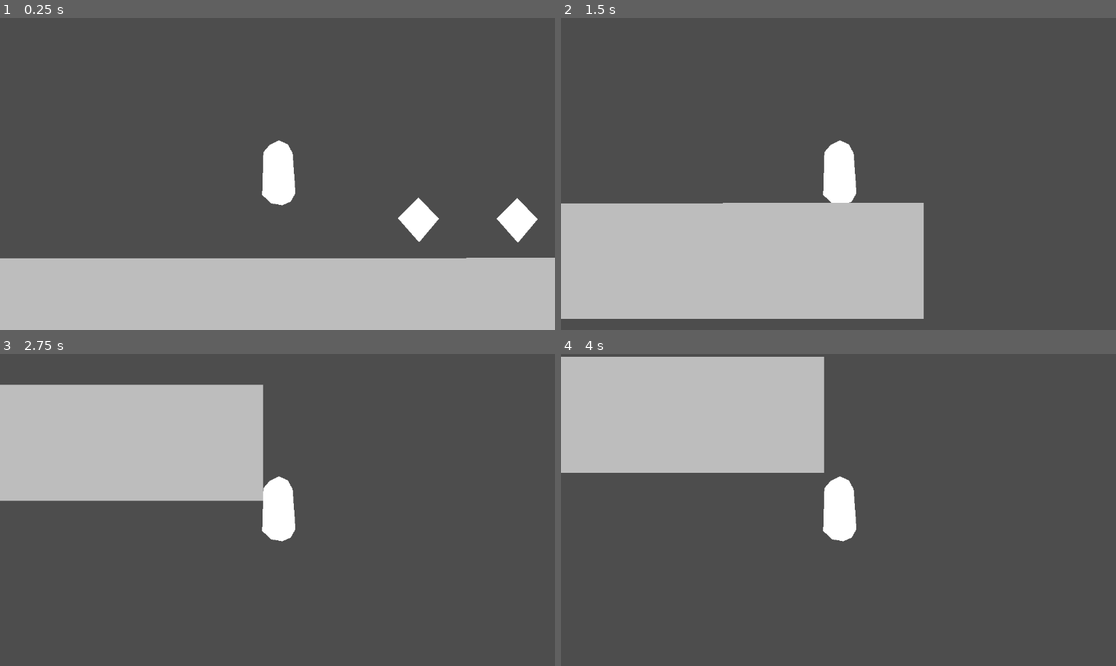
Above: before the commit, frames 1-4 (two rows, left to right).
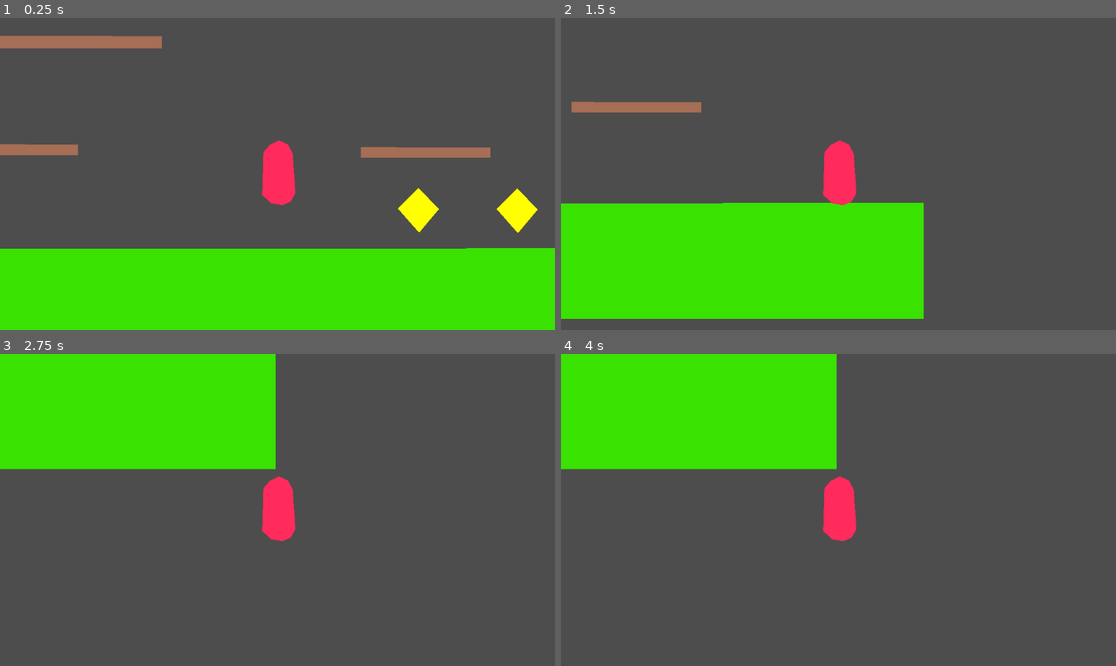
Above: after the commit, the same moments.

Repository: sudoVertex/SMR2.0
Game: Godot game, scene res://Scenes/main.tscn
Same seed, same stepped clock (60 frames per second), same inputs: the game is played once before the commit and once after it.
Inputs:
- Up to frame 1 (0.25 s): no input
- Up to frame 2 (1.5 s): hold D (Right) from 0.53 s (still down); tap W (Jump) at 0.77 s
- Up to frame 3 (2.75 s): tap W (Jump) at 1.52 s; release D (Right) at 2.03 s; hold A (Left) from 2.03 s (still down)
- Up to frame 4 (4 s): release A (Left) at 2.78 s; hold D (Right) from 2.78 s (still down); tap W (Jump) at 3.02, 3.77 s; tap Enter at 3.5 s

The runs differ from the first frame. In frame 1, 31% of the frame differs, in the area x 0-100%, y 5-100%; in frame 2, 26%; in frame 3, 24%; in frame 4, 20%.

Commit message:
Added platforms with a drop option and placeholder colors

Diff:
--- a/Scenes/coin.tscn
+++ b/Scenes/coin.tscn
@@ -22,25 +22,11 @@
 }
 tracks/1/type = "method"
 tracks/1/imported = false
-tracks/1/enabled = false
+tracks/1/enabled = true
 tracks/1/path = NodePath(".")
 tracks/1/interp = 1
 tracks/1/loop_wrap = true
 tracks/1/keys = {
-"times": PackedFloat32Array(0.96666664),
-"transitions": PackedFloat32Array(1),
-"values": [{
-"args": [],
-"method": &"queue_free"
-}]
-}
-tracks/2/type = "method"
-tracks/2/imported = false
-tracks/2/enabled = true
-tracks/2/path = NodePath(".")
-tracks/2/interp = 1
-tracks/2/loop_wrap = true
-tracks/2/keys = {
 "times": PackedFloat32Array(0.03333334),
 "transitions": PackedFloat32Array(1),
 "values": [{
@@ -74,6 +60,7 @@
 script = ExtResource("1_2qo34")
 
 [node name="Polygon2D" type="Polygon2D" parent="."]
+color = Color(1, 1, 0, 1)
 polygon = PackedVector2Array(0, -45, -43, -2, 1, 48, 42, -1)
 uv = PackedVector2Array(-132, -62, -178, -29, -134, 11, -93, -25)
 
--- a/Scenes/main.tscn
+++ b/Scenes/main.tscn
@@ -1,13 +1,90 @@
-[gd_scene load_steps=6 format=3 uid="uid://dmc1svqn6i1nt"]
+[gd_scene load_steps=13 format=3 uid="uid://dmc1svqn6i1nt"]
 
 [ext_resource type="PackedScene" uid="uid://d2xk517xfoakm" path="res://Scenes/kill_zone.tscn" id="1_bo1nx"]
 [ext_resource type="PackedScene" uid="uid://bxm8r2c1k1njb" path="res://Scenes/player.tscn" id="1_jjgbg"]
 [ext_resource type="PackedScene" uid="uid://77ae73nyahv3" path="res://Scenes/coin.tscn" id="3_8gbba"]
+[ext_resource type="PackedScene" uid="uid://cmeq4p23xpteh" path="res://Scenes/platform.tscn" id="4_jjvhh"]
 
 [sub_resource type="WorldBoundaryShape2D" id="WorldBoundaryShape2D_8gbba"]
 
 [sub_resource type="RectangleShape2D" id="RectangleShape2D_bo1nx"]
 size = Vector2(1026.9731, 140.92154)
+
+[sub_resource type="Animation" id="Animation_21xkr"]
+length = 0.001
+tracks/0/type = "value"
+tracks/0/imported = false
+tracks/0/enabled = true
+tracks/0/path = NodePath(".:position")
+tracks/0/interp = 1
+tracks/0/loop_wrap = true
+tracks/0/keys = {
+"times": PackedFloat32Array(0),
+"transitions": PackedFloat32Array(1),
+"update": 0,
+"values": [Vector2(-62, -177)]
+}
+
+[sub_resource type="Animation" id="Animation_kry3j"]
+resource_name = "up down"
+length = 2.0
+loop_mode = 2
+tracks/0/type = "value"
+tracks/0/imported = false
+tracks/0/enabled = true
+tracks/0/path = NodePath(".:position")
+tracks/0/interp = 1
+tracks/0/loop_wrap = true
+tracks/0/keys = {
+"times": PackedFloat32Array(0, 2),
+"transitions": PackedFloat32Array(1, 1),
+"update": 0,
+"values": [Vector2(-62, -177), Vector2(-62, 98)]
+}
+
+[sub_resource type="AnimationLibrary" id="AnimationLibrary_6bp64"]
+_data = {
+&"RESET": SubResource("Animation_21xkr"),
+&"up down": SubResource("Animation_kry3j")
+}
+
+[sub_resource type="Animation" id="Animation_jjvhh"]
+resource_name = "left right"
+length = 2.0
+loop_mode = 2
+tracks/0/type = "value"
+tracks/0/imported = false
+tracks/0/enabled = true
+tracks/0/path = NodePath(".:position")
+tracks/0/interp = 1
+tracks/0/loop_wrap = true
+tracks/0/keys = {
+"times": PackedFloat32Array(0, 2),
+"transitions": PackedFloat32Array(1, 1),
+"update": 0,
+"values": [Vector2(-26.000061, -371), Vector2(758, -370.99997)]
+}
+
+[sub_resource type="Animation" id="Animation_6bp64"]
+length = 0.001
+tracks/0/type = "value"
+tracks/0/imported = false
+tracks/0/enabled = true
+tracks/0/path = NodePath(".:position")
+tracks/0/interp = 1
+tracks/0/loop_wrap = true
+tracks/0/keys = {
+"times": PackedFloat32Array(0),
+"transitions": PackedFloat32Array(1),
+"update": 0,
+"values": [Vector2(-26.000061, -371)]
+}
+
+[sub_resource type="AnimationLibrary" id="AnimationLibrary_344ge"]
+_data = {
+&"RESET": SubResource("Animation_6bp64"),
+&"left right": SubResource("Animation_jjvhh")
+}
 
 [node name="Main" type="Node2D"]
 
@@ -31,7 +108,7 @@
 
 [node name="Polygon2D" type="Polygon2D" parent="StaticBody2D"]
 position = Vector2(-613.6962, -220.55356)
-color = Color(0.74138474, 0.7413847, 0.74138457, 1)
+color = Color(0.22743902, 0.8887781, 0, 1)
 polygon = PackedVector2Array(102, 152, 1125, 151, 1125, 297, 99, 297)
 
 [node name="CollisionShape2D" type="CollisionShape2D" parent="StaticBody2D"]
@@ -46,3 +123,27 @@
 
 [node name="Coin3" parent="." instance=ExtResource("3_8gbba")]
 position = Vector2(1155, -34)
+
+[node name="MovingPlatform" parent="." instance=ExtResource("4_jjvhh")]
+position = Vector2(-62, -177)
+scale = Vector2(2.9303815, 1.492648)
+
+[node name="AnimationPlayer" type="AnimationPlayer" parent="MovingPlatform"]
+libraries = {
+&"": SubResource("AnimationLibrary_6bp64")
+}
+autoplay = "up down"
+
+[node name="Platform" parent="." instance=ExtResource("4_jjvhh")]
+position = Vector2(809, -141.99998)
+scale = Vector2(2.6310205, 1.3580434)
+
+[node name="Platform2" parent="." instance=ExtResource("4_jjvhh")]
+position = Vector2(-26.000061, -371)
+scale = Vector2(3.99561, 1.6534023)
+
+[node name="AnimationPlayer" type="AnimationPlayer" parent="Platform2"]
+libraries = {
+&"": SubResource("AnimationLibrary_344ge")
+}
+autoplay = "left right"
--- /dev/null
+++ b/Scenes/platform.tscn
@@ -0,0 +1,31 @@
+[gd_scene load_steps=4 format=3 uid="uid://cmeq4p23xpteh"]
+
+[ext_resource type="Script" uid="uid://jjsnjtbfh22h" path="res://Scripts/platform.gd" id="1_vvyo4"]
+
+[sub_resource type="RectangleShape2D" id="RectangleShape2D_xdow6"]
+size = Vector2(88.79294, 41.66668)
+
+[sub_resource type="RectangleShape2D" id="RectangleShape2D_vvyo4"]
+size = Vector2(102, 23)
+
+[node name="Platform" type="AnimatableBody2D"]
+script = ExtResource("1_vvyo4")
+
+[node name="Polygon2D" type="Polygon2D" parent="."]
+color = Color(0.65459543, 0.4320732, 0.3317062, 1)
+polygon = PackedVector2Array(-52.457184, -8.645422, 49.7704, -7.9994373, 49.740513, 7.022427, -52.451004, 7.022427)
+
+[node name="CollisionShape2D" type="CollisionShape2D" parent="."]
+position = Vector2(-1.4999962, -0.5000001)
+scale = Vector2(1.1600021, 0.3599999)
+shape = SubResource("RectangleShape2D_xdow6")
+one_way_collision = true
+
+[node name="Area2D" type="Area2D" parent="."]
+
+[node name="CollisionShape2D" type="CollisionShape2D" parent="Area2D"]
+position = Vector2(-1, -4.5)
+shape = SubResource("RectangleShape2D_vvyo4")
+
+[connection signal="body_entered" from="Area2D" to="." method="_on_area_2d_body_entered"]
+[connection signal="body_exited" from="Area2D" to="." method="_on_area_2d_body_exited"]
--- a/Scenes/player.tscn
+++ b/Scenes/player.tscn
@@ -7,10 +7,12 @@
 size = Vector2(127, 233)
 
 [node name="Player" type="CharacterBody2D" node_paths=PackedStringArray("JumpSFX") groups=["Player"]]
+top_level = true
 script = ExtResource("1_4flbx")
 JumpSFX = NodePath("JumpSFX")
 
 [node name="Polygon2D" type="Polygon2D" parent="."]
+color = Color(1, 0.17104298, 0.36201143, 1)
 polygon = PackedVector2Array(-70.24898, 96.04759, -30.410568, 134.94695, 22.373985, 143.57765, 60.780052, 126.82536, 82.664635, 87.618256, 69.410774, -96.163666, 47.04869, -136.85071, 6.37854, -154.92455, -35.83367, -133.70302, -64.961815, -100.1826)
 uv = PackedVector2Array(9.921265, 14.934174, 2.600708, 105.708374, 43.59552, 137.91858, 119.72876, 130.59808, 153.40308, 86.67508, 151.93896, 20.790573, 146.08252, -67.055435, 116.801575, -135.86365, 81.66321, -149.04054, 46.52478, -147.57645)
 
--- a/Scripts/coin.gd
+++ b/Scripts/coin.gd
@@ -3,15 +3,21 @@
 @onready var game_manager:Node = GameManager
 @onready var animation_player: AnimationPlayer = $AnimationPlayer
 @onready var collision_shape_2d: CollisionShape2D = $CollisionShape2D
+@onready var audio_stream_player: AudioStreamPlayer = $AudioStreamPlayer
 
 func _on_body_entered(body: Node2D) -> void:
+	# checks if the body is player
 	if body.is_in_group("Player"):
+
+		#adds +1 coin
 		game_manager.add_coins()
-		print("youve collected " +str(game_manager.coins_collected) + " coins")
+
 		animation_player.play("Coin")
 
 func remove_visibility():
+	#temporarily "reoves" the coins
 	collision_shape_2d.disabled = true
 	visible = false
+	# waits for the sound to finish and deletes the coint from the game
 	await get_tree().create_timer(1.0, true).timeout
 	queue_free()
--- /dev/null
+++ b/Scripts/platform.gd
@@ -0,0 +1,33 @@
+extends AnimatableBody2D
+
+@onready var collision_shape_2d: CollisionShape2D = $CollisionShape2D
+var is_on_platform:bool = false
+var cooldown:bool = true
+
+func _process(delta: float) -> void:
+	#if drop is pressed and the player is on the platform it runs the drop function
+	if Input.is_action_just_pressed("down") and is_on_platform:
+		drop()
+
+func drop():
+	# verifies that the drop function hasnt been aready pressed
+	if cooldown:
+		#disables the function
+		cooldown = false
+		# it disables and reanables the colison so the players falls through
+		collision_shape_2d.disabled = true
+		await get_tree().create_timer(0.5).timeout
+		collision_shape_2d.disabled = false
+		await get_tree().create_timer(0.5).timeout
+		#re-enables the function
+		cooldown = true
+
+
+# it checks if the player is on the platform and assigns a true or fails value accordingly
+func _on_area_2d_body_entered(body: Node2D) -> void:
+	if body.is_in_group("Player"):
+		is_on_platform = true
+
+func _on_area_2d_body_exited(body: Node2D) -> void:
+	if body.is_in_group("Player"):
+		is_on_platform = false
--- a/Scripts/player.gd
+++ b/Scripts/player.gd
@@ -1,8 +1,8 @@
 extends CharacterBody2D
 
 @export var SPEED :int = 150
-@export var JUMP_FORCE :int =  700
-@export var GRAVITY :int = 900
+@export var JUMP_FORCE :int =  1100
+@export var GRAVITY :int = 1500
 @export var AnSprite :AnimatedSprite2D
 @export var JumpSFX: AudioStreamPlayer2D
 
--- a/project.godot
+++ b/project.godot
@@ -41,6 +41,12 @@
 , Object(InputEventKey,"resource_local_to_scene":false,"resource_name":"","device":-1,"window_id":0,"alt_pressed":false …(186 unchanged characters)…
 ]
 }
+down={
+"deadzone": 0.2,
+"events": [Object(InputEventKey,"resource_local_to_scene":false,"resource_name":"","device":-1,"window_id":0,"alt_pressed":false,"shift_pressed":false,"ctrl_pressed":false,"meta_pressed":false,"pressed":false,"keycode":0,"physical_keycode":83,"key_label":0,"unicode":115,"location":0,"echo":false,"script":null)
+, Object(InputEventKey,"resource_local_to_scene":false,"resource_name":"","device":-1,"window_id":0,"alt_pressed":false,"shift_pressed":false,"ctrl_pressed":false,"meta_pressed":false,"pressed":false,"keycode":0,"physical_keycode":4194322,"key_label":0,"unicode":0,"location":0,"echo":false,"script":null)
+]
+}
 
 [rendering]
 
Not shown, added: Scripts/platform.gd.uid
